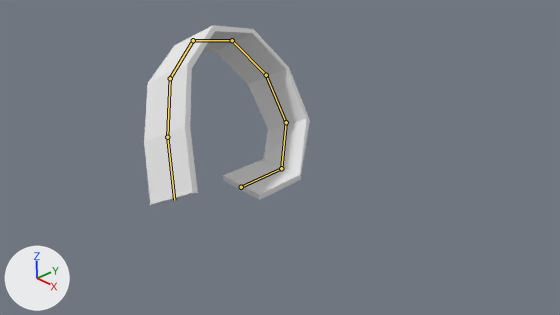
Two versions of the Blender file blend/flatstuff2.blend, one commit apart.
Before and after are seen from the file's camera 'Camera'. Lighting does not change. The marker at lower left points along +X, +Y and +Z. Both versions are drawn at frame 40 of the action 'roll'; the numbers are the values there. The bones that bend it are drawn over the model as lines.

The first picture shows 'flatstuff'.
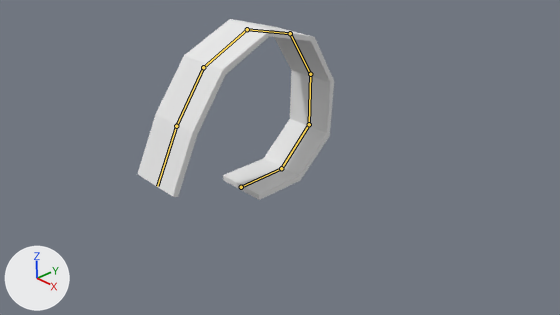
The edits, one by one:
Bone 'Bone.001' (bone_bone_001) turns from (44, -28, 16) to (44, 0, 0) degrees about its own x, y and z.

Changed parts and their boxes [x1, y1, x2, y2] in the pictures (560 x 315 px):
'flatstuff', posed (18% wider)
    before: [144, 25, 310, 205]
    after: [138, 19, 334, 200]
bone 'Bone.001', root to tip
    before: (281, 168) to (286, 122)
    after: (281, 168) to (309, 124)
